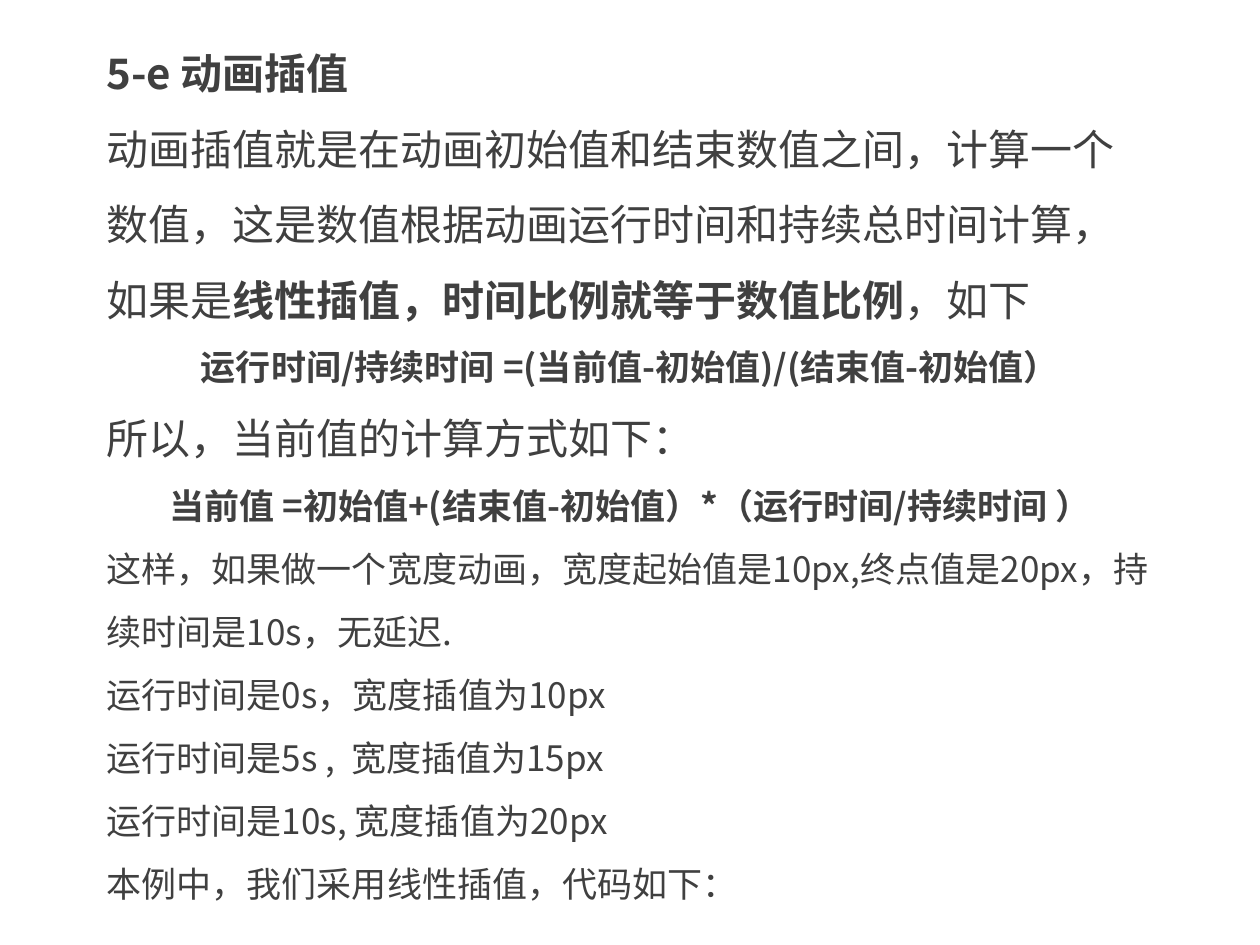
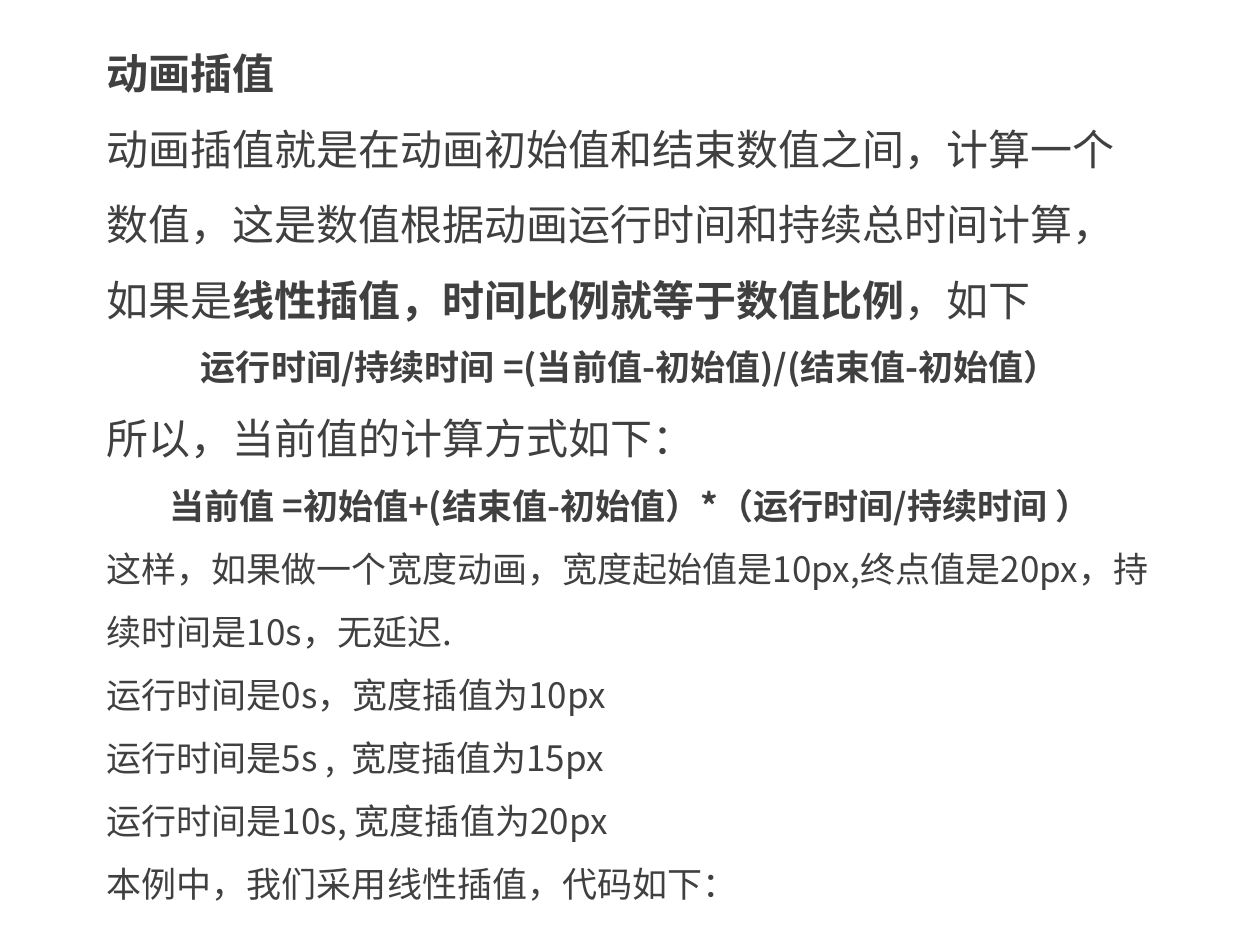
Before and after one commit to kong66/webAni, a slide deck: slide 28 of 24-svg-fireworks/24.pptx (slide 25 before the commit). Drawn at 1260x945 pixels with LibreOffice and Linux fonts; fonts in the diff are those of the drawing. Boxes give left, top, right and bottom in pixels: in the first picture for what was removed or moved away, otherwise in the second. Text is boxed around its words. In the diff, an @@ line names an element or a change of style, - is before the commit and + after.

```diff
--- a/24-svg-fireworks/24.pptx
+++ b/24-svg-fireworks/24.pptx
@@ text at [107, 53, 275, 93]: text changed @@
-5-e 动画插值
+动画插值
```
Also in this commit, not shown: 7 other slides changed, 31 slides added, 20 slides removed, 1 other file.
